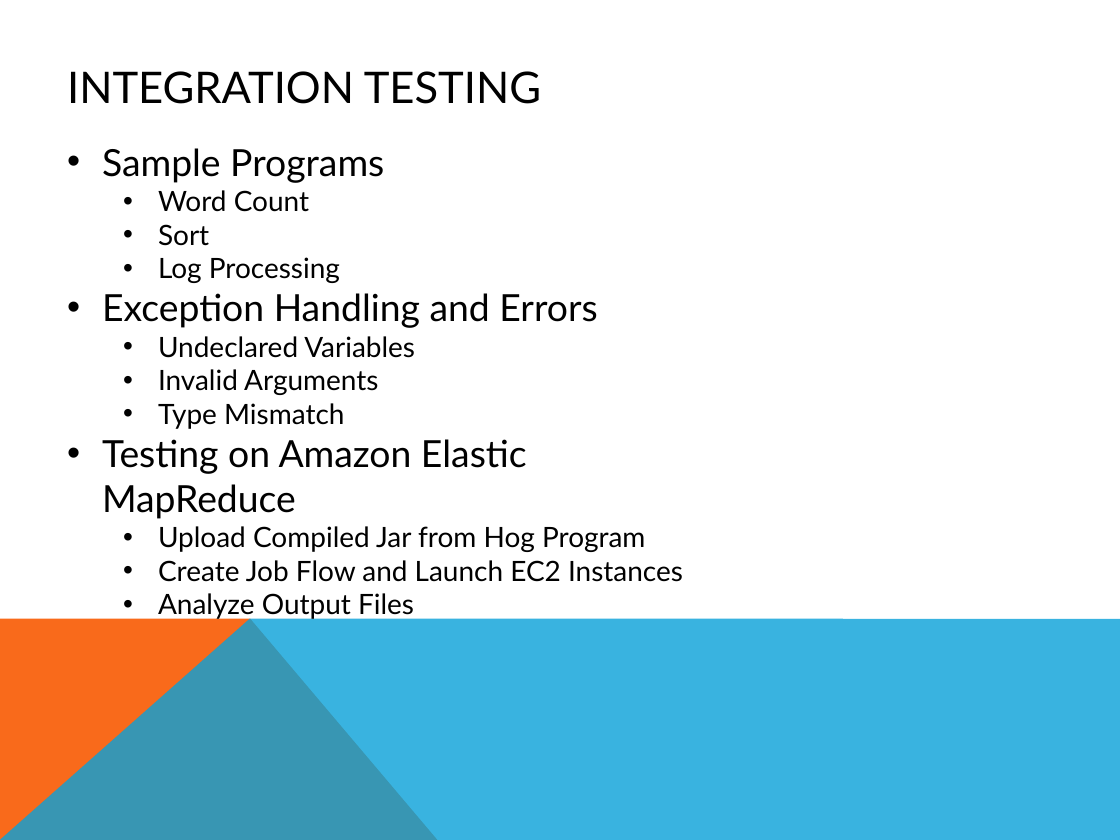
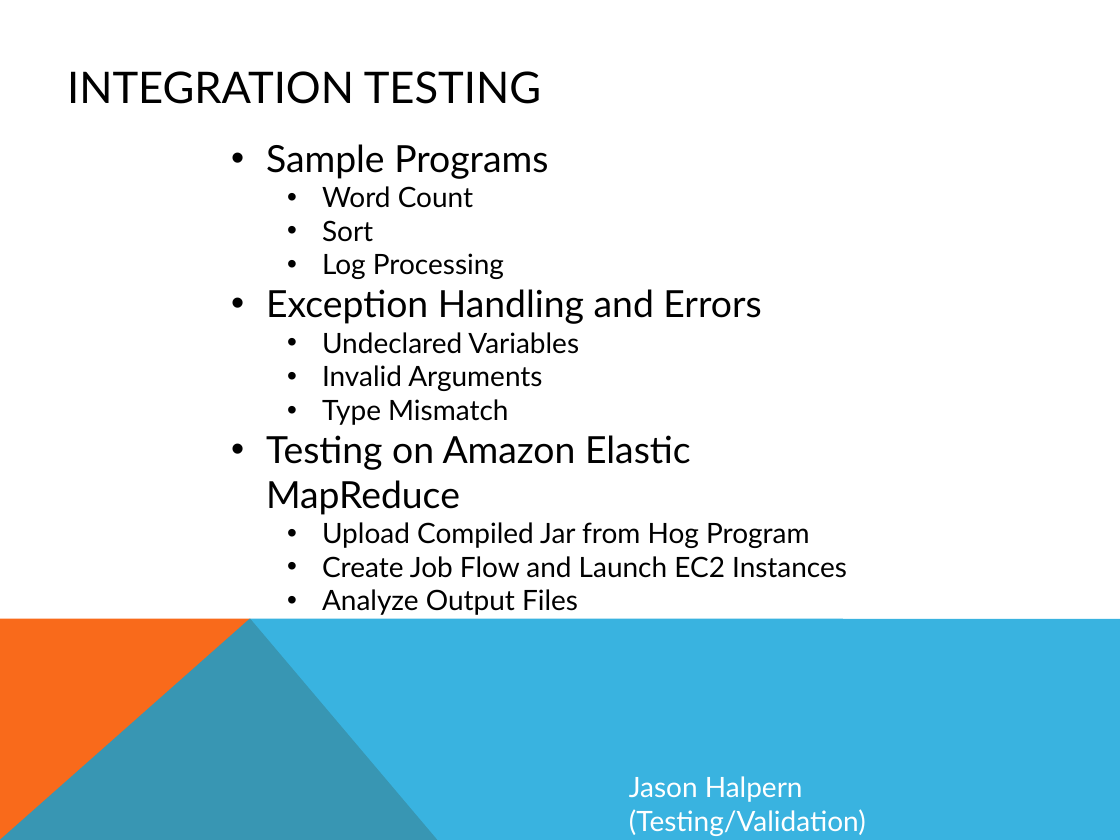
Before and after one commit to smessing/Hog, a slide deck: slide 23 of demo/demo.pptx. Drawn at 1120x840 pixels with LibreOffice and Linux fonts; fonts in the diff are those of the drawing. Boxes give left, top, right and bottom in pixels: in the first picture for what was removed or moved away, otherwise in the second. Text is boxed around its words. In the diff, an @@ line names an element or a change of style, - is before the commit and + after.

```diff
--- a/demo/demo.pptx
+++ b/demo/demo.pptx
@@ text "Sample Programs": place and size @@
-text "Sample Programs" at [102, 148, 683, 620]
+text "Sample Programs" at [266, 144, 847, 615]
@@ text added at [629, 776, 866, 836], 18 pt, text #FFFFFF @@
+Jason Halpern (Testing/Validation)
```
Also in this commit, not shown: 15 other slides changed.
